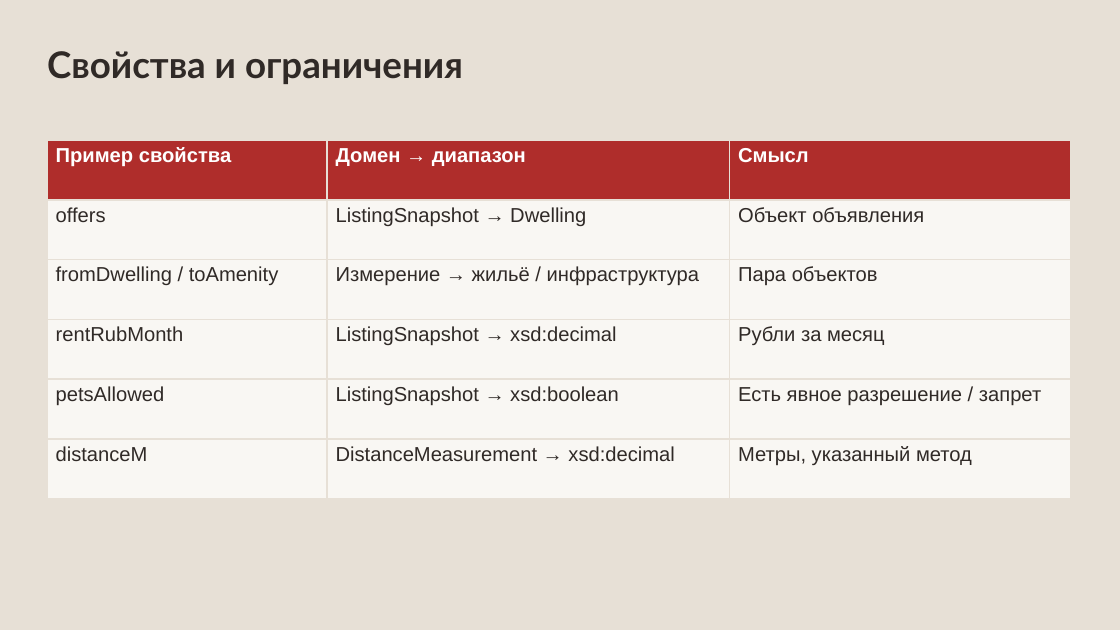
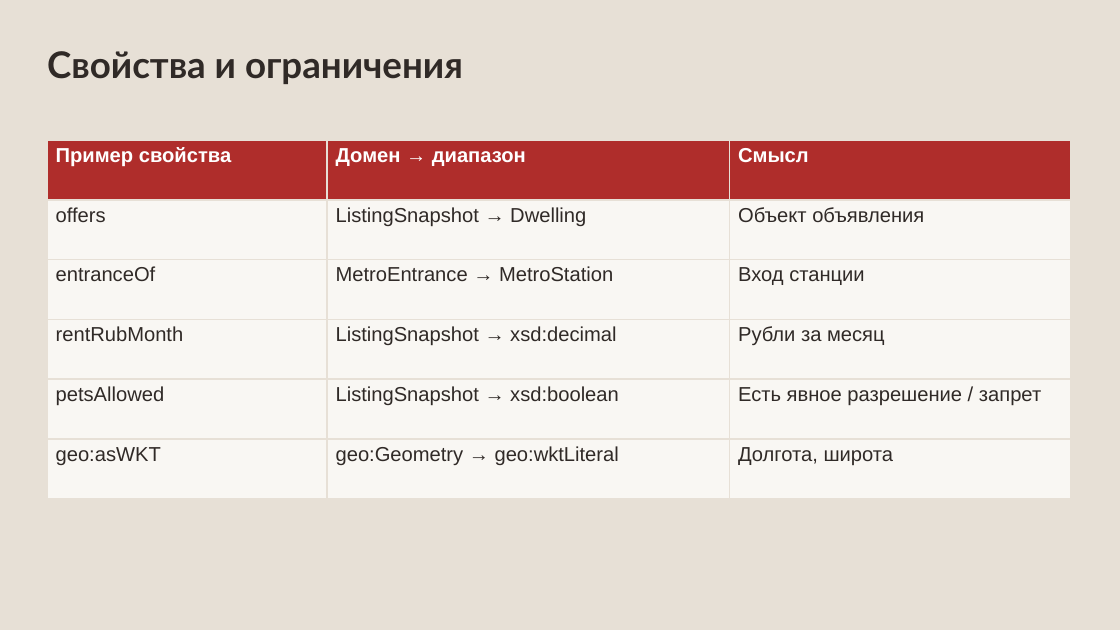
Before and after one commit to Megadeth2006/Knowledge_graphs, a slide deck: slide 11 of rental_kg_materials/1Stage.pptx. Drawn at 1120x630 pixels with LibreOffice and Linux fonts; fonts in the diff are those of the drawing. Boxes give left, top, right and bottom in pixels: in the first picture for what was removed or moved away, otherwise in the second. Text is boxed around its words. In the diff, an @@ line names an element or a change of style, - is before the commit and + after.

```diff
--- a/rental_kg_materials/1Stage.pptx
+++ b/rental_kg_materials/1Stage.pptx
@@ table at bbox=[47, 140, 1070, 499] @@
-row 3: fromDwelling / toAmenity | Измерение → жильё / инфраструктура | Пара объектов
+row 3: entranceOf | MetroEntrance → MetroStation | Вход станции
-row 6: distanceM | DistanceMeasurement → xsd:decimal | Метры, указанный метод
+row 6: geo:asWKT | geo:Geometry → geo:wktLiteral | Долгота, широта
```
Also in this commit, not shown: 7 other slides changed, 1 slide added, 1 slide removed, 48 other files.
